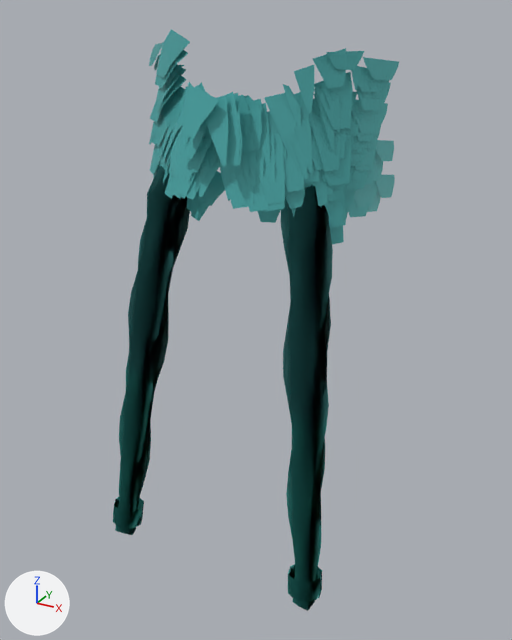
The glTF model assets/giant/parts/Beard_braided_moustache.glb as it was, and as the next commit left it.
Both versions are drawn from a 50 mm lens placed at (0.269, -0.749, 3.409), pointed at (0.01, -0.278, 3.174). The axes (+X, +Y, +Z) are drawn at lower left. The lights are the same throughout. The older version comes first. Vertices at exactly the same position are counted once.

The older version as bpy lines, for what is in view:
```python
me_beard_braided_moustache = bpy.data.meshes.new('Beard_braided_moustache')
me_beard_braided_moustache.from_pydata(...)  # 3044 vertices, 2548 faces; spans x -0.112..0.105, y -0.355..-0.212, z 2.962..3.395
me_beard_braided_moustache.materials.append(mat_defaultmaterial)
ob_beard_braided_moustache = bpy.data.objects.new('Beard_braided_moustache', me_beard_braided_moustache)
ob_beard_braided_moustache.location = (0.0, 0.0, 0.0)
```
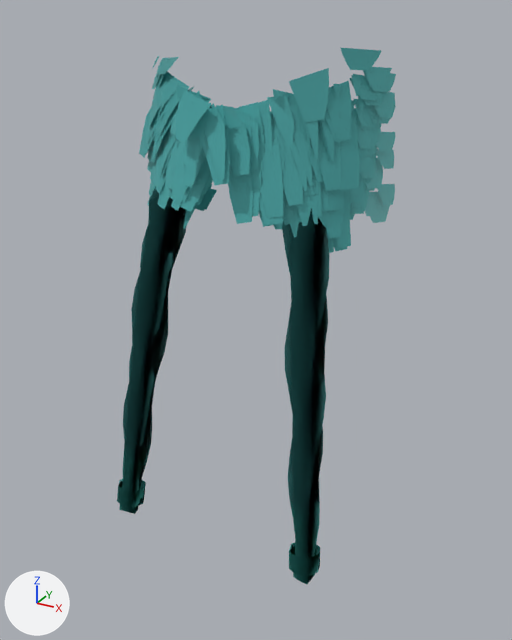
What differs and where, as boxes [x1, y1, x2, y2] in the pictures (512 x 640 px; the box of a moved part takes in the faces that stretch with it):
'Beard_braided_moustache', reshaped (8% shorter)
    before: [113, 29, 399, 611]
    after: [117, 48, 396, 584]
part 1 of me_beard_braided_moustache, moved or reshaped (not visible afterwards)
    before: [346, 168, 356, 185]
part 2 of me_beard_braided_moustache, moved or reshaped
    before: [356, 66, 386, 92]
    after: [353, 74, 383, 99]
part 3 of me_beard_braided_moustache, moved or reshaped
    before: [376, 175, 395, 198]
    after: [377, 184, 395, 205]
part 4 of me_beard_braided_moustache, moved or reshaped (not visible afterwards)
    before: [313, 48, 347, 89]
part 5 of me_beard_braided_moustache, moved or reshaped (not visible before)
    after: [152, 66, 161, 89]
part 6 of me_beard_braided_moustache, moved or reshaped
    before: [351, 136, 361, 150]
    after: [358, 142, 361, 155]
part 7 of me_beard_braided_moustache, moved or reshaped
    before: [354, 181, 378, 207]
    after: [365, 192, 383, 216]
part 8 of me_beard_braided_moustache, moved or reshaped
    before: [128, 29, 399, 579]
    after: [131, 48, 396, 555]
part 9 of me_beard_braided_moustache, edited (looks the same)
    both: [119, 361, 320, 575]

Patch to the scene script:
```diff
--- a/assets/giant/parts/Beard_braided_moustache.glb.py
+++ b/assets/giant/parts/Beard_braided_moustache.glb.py
@@ me_beard_braided_moustache @@
 # used by ob_beard_braided_moustache; location = (0.0, 0.0, 0.0)
-me_beard_braided_moustache.from_pydata(...)  # 3044 vertices, 2548 faces; spans x -0.112..0.105, y -0.355..-0.212, z 2.962..3.395
+me_beard_braided_moustache.from_pydata(...)  # 3044 vertices, 2548 faces; spans x -0.11..0.105, y -0.35..-0.214, z 2.984..3.385
+# me_beard_braided_moustache part 1: the loose piece of 8 vertices spanning x 0.06..0.084, y -0.273..-0.252, z 3.291..3.319 is scaled about its middle by (0.904, 0.915, 0.909), then moved by (-0.001, -0.004, -0.005)
+# me_beard_braided_moustache part 2: the loose piece of 8 vertices spanning x 0.076..0.098, y -0.266..-0.243, z 3.356..3.374 is scaled about its middle by (0.917, 0.923, 0.914), then moved by (0.002, -0.003, -0.005)
+# me_beard_braided_moustache part 3: the loose piece of 8 vertices spanning x 0.087..0.099, y -0.232..-0.212, z 3.275..3.293 is multiplied about its middle by the matrix ((0.908, -0.008, -0.082), (0.012, 0.911, 0.041), (0.081, -0.042, 0.907)), then moved by (0.002, -0.002, -0.006)
+# me_beard_braided_moustache part 4: the loose piece of 8 vertices spanning x 0.053..0.077, y -0.281..-0.265, z 3.359..3.385 is multiplied about its middle by the matrix ((0.822, -0.124, 0.315), (0.133, 0.879, 0.001), (-0.311, 0.046, 0.831)), then moved by (0.005, 0.005, -0.07)
+# me_beard_braided_moustache part 5: the loose piece of 8 vertices spanning x -0.091..-0.073, y -0.269..-0.253, z 3.354..3.372 is scaled about its middle by (0.921, 0.941, 0.909), then moved by (-0.002, -0.003, -0.004)
+# me_beard_braided_moustache part 6: the loose piece of 8 vertices spanning x 0.069..0.086, y -0.269..-0.249, z 3.316..3.345 is scaled about its middle by (0.923, 0.922, 0.911), then moved by (0.002, -0.003, -0.005)
+# me_beard_braided_moustache part 7: the loose piece of 8 vertices spanning x 0.075..0.091, y -0.253..-0.226, z 3.271..3.294 is scaled about its middle by (0.866, 0.922, 0.854), then moved by (0.005, 0.006, -0.01)
+# me_beard_braided_moustache part 8: 2850 of 3044 vertices moved; they spanned x -0.112..0.105, y -0.355..-0.215, z 2.962..3.395 and now span x -0.11..0.105, y -0.35..-0.214, z 2.984..3.385; mean shift (0.002, -0.001, -0.006); largest move (0.01, -0.32, 3.284) -> (0.092, -0.262, 3.359)
+# me_beard_braided_moustache part 9: 282 kept faces spanning x -0.101..0.101, y -0.35..-0.301, z 2.984..3.145 get new vertex colours; the middle colour goes from cyan #56ded5 to cyan #56c6c3
+# other edits to the shape of me_beard_braided_moustache do not show in these pictures
 me_beard_braided_moustache.materials.append(mat_defaultmaterial)
```
